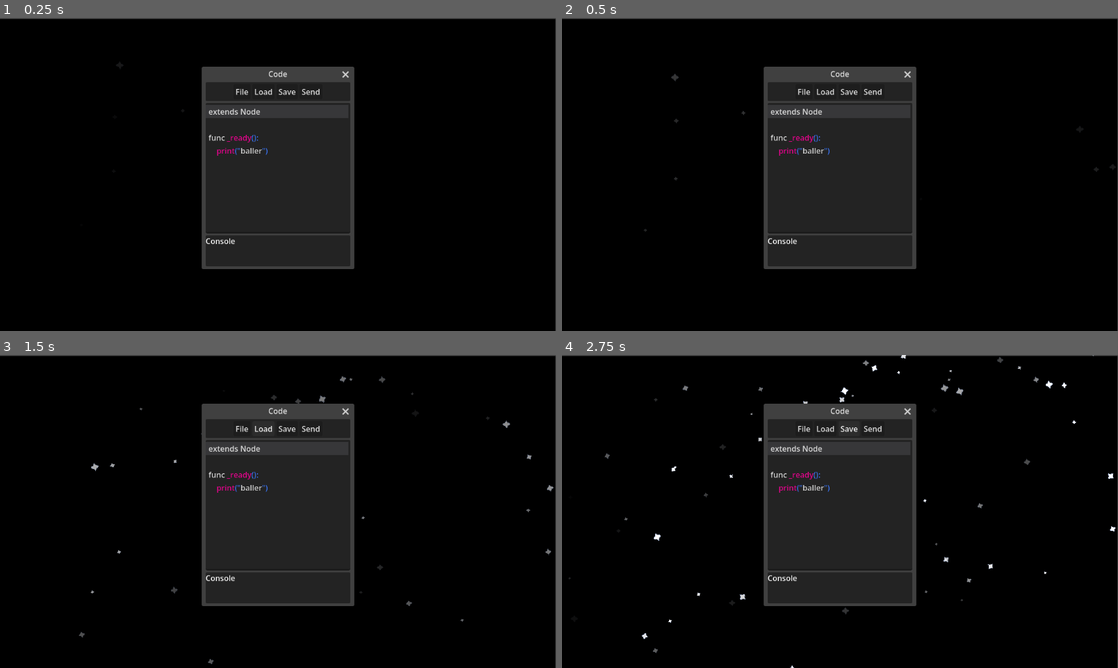
Above: before the commit, frames 1-4 (two rows, left to right).
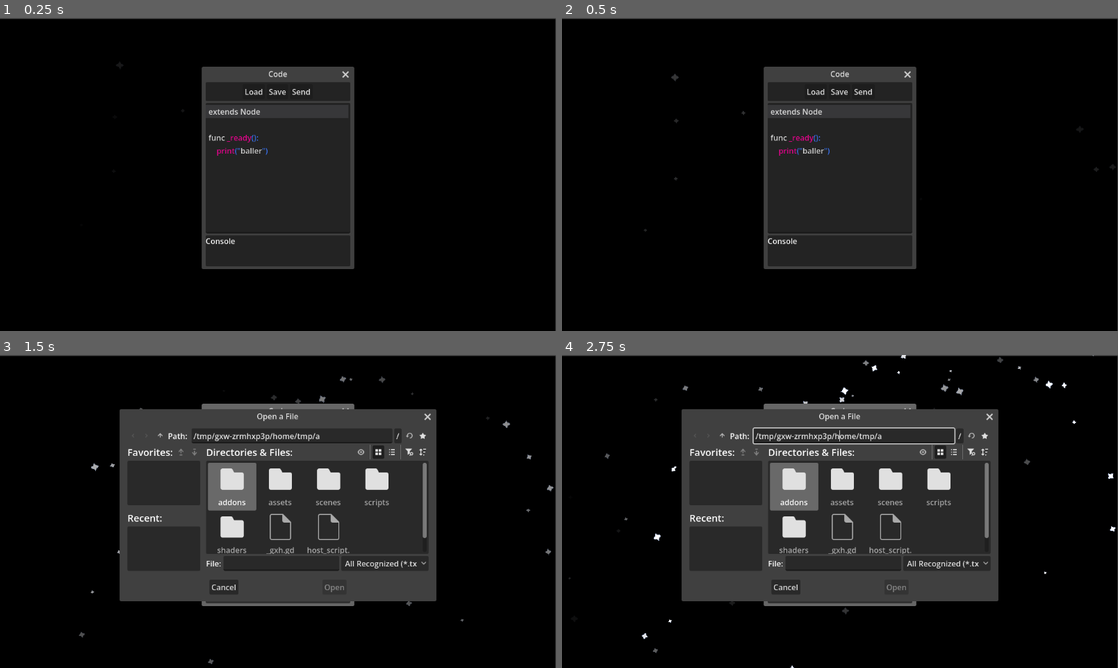
Above: after the commit, the same moments.

Repository: Yaszu-Mage/Voidbound
Game: Godot game, scene res://scenes/ui.tscn
Two runs of this game, one before a commit and one after it. Both use one fixed random seed, a clock stepped at 60 frames per second and the inputs below.
Inputs (mouse positions are in pixels of both pictures, inside the frame that each line leads up to):
- Up to frame 1 (0.25 s): no input
- Up to frame 2 (0.5 s): no input
- Up to frame 3 (1.5 s): click (244, 430) at 0.5 s, where only the run before the commit has a clickable "File"; click "Load" at 1.25 s
- Up to frame 4 (2.75 s): click "Save" at 2 s

The runs differ from the first frame. In frame 1, 0.2% of the frame differs, in the area x 42-58%, y 22-25%; in frame 2, 0.2%; in frame 3, 26%; in frame 4, 26%, in the area x 21-79%, y 15-81%.

Commit message:
Made the Load and Save button work

Diff:
--- a/client/godotandwater/scenes/ui.tscn
+++ b/client/godotandwater/scenes/ui.tscn
@@ -151,10 +151,6 @@
 
 [node name="HBoxContainer" type="HBoxContainer" parent="Window/Control/Codebox/Panel/MarginContainer/CenterContainer" unique_id=1368516572]
 layout_mode = 2
-
-[node name="file" type="Button" parent="Window/Control/Codebox/Panel/MarginContainer/CenterContainer/HBoxContainer" unique_id=2126017840]
-layout_mode = 2
-text = "File"
 
 [node name="load" type="Button" parent="Window/Control/Codebox/Panel/MarginContainer/CenterContainer/HBoxContainer" unique_id=551617122]
 layout_mode = 2
@@ -351,3 +347,5 @@
 [node name="notificationHandler" type="AnimationPlayer" parent="." unique_id=476927801]
 libraries/ = SubResource("AnimationLibrary_wm3ai")
 speed_scale = 2.0
+
+[node name="FileDialog" type="FileDialog" parent="." unique_id=1413231865]
--- a/client/godotandwater/scripts/ui.gd
+++ b/client/godotandwater/scripts/ui.gd
@@ -1,7 +1,10 @@
 extends Control
+@onready var code_edit: CodeEdit = $Window/Control/Codebox/CodeEdit
 @onready var window : Window = $Window
 @onready var begin = $Begin
-
+@onready var file_dialog: FileDialog = $FileDialog
+@onready var load: Button = $Window/Control/Codebox/Panel/MarginContainer/CenterContainer/HBoxContainer/load
+@onready var save: Button = $Window/Control/Codebox/Panel/MarginContainer/CenterContainer/HBoxContainer/save
 @onready var specialAddressYes = $"Special Address/HBoxContainer2/Yes"
 @onready var specialAddressNo = $"Special Address/HBoxContainer2/No"
 @onready var beginSpecialAdress = $"Special Address2/Button"
@@ -16,7 +19,34 @@
 	specialAddressNo.pressed.connect(start)
 	specialAddressYes.pressed.connect(specialAddressQuestion)
 	beginSpecialAdress.pressed.connect(startSpecial)
+	file_dialog.use_native_dialog = true
+	file_dialog.access = FileDialog.ACCESS_FILESYSTEM
+	file_dialog.file_mode = FileDialog.FILE_MODE_OPEN_FILE
+	file_dialog.filters = PackedStringArray(["*.txt ; Text Files", "*.gd ; GDScript Files"])
+	file_dialog.file_selected.connect(processFile)
+	load.pressed.connect(openFile)
+	save.pressed.connect(saveFile)
 
+func openFile():
+	file_dialog.file_mode = FileDialog.FILE_MODE_OPEN_FILE
+	file_dialog.popup_centered()
+func saveFile():
+	file_dialog.file_mode = FileDialog.FILE_MODE_SAVE_FILE
+	file_dialog.popup_centered()
+func processFile(path :String) -> void:
+	if file_dialog.file_mode == FileDialog.FILE_MODE_SAVE_FILE:
+		var file := FileAccess.open(path,FileAccess.WRITE)
+		if file:
+			file.store_string(code_edit.text)
+			file.close()
+		else:
+			push_error("FAILED TO SAVE FILE")
+	else:
+		var file = FileAccess.open(path,FileAccess.READ)
+		if file:
+			var content = file.get_as_text()
+			code_edit.text = content
+			file.close()
 func specialAddressQuestion() -> void:
 	specialAddressYes.get_parent().visible = false
 	$"Special Address2".visible = true
